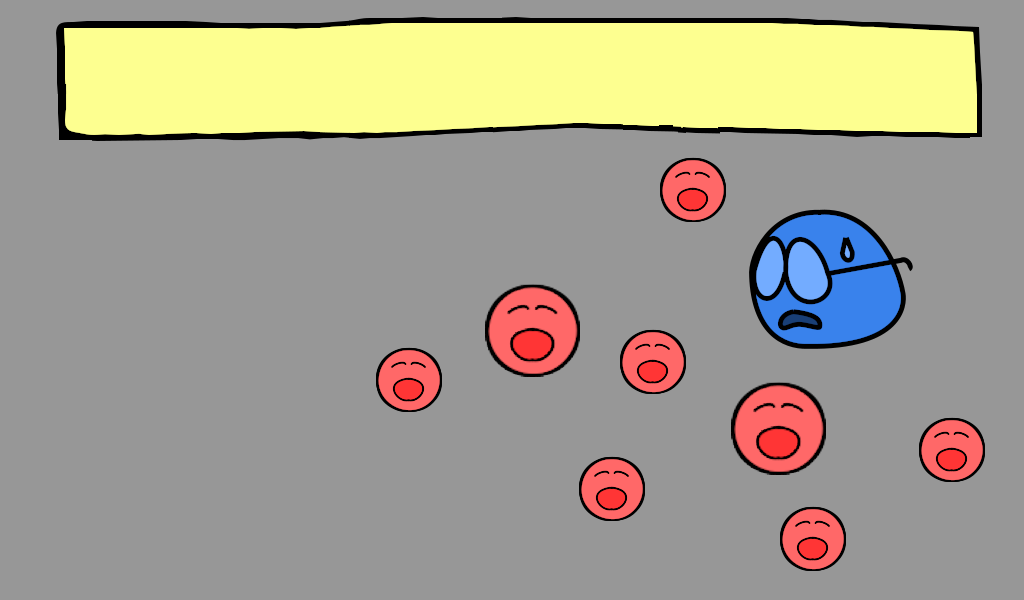
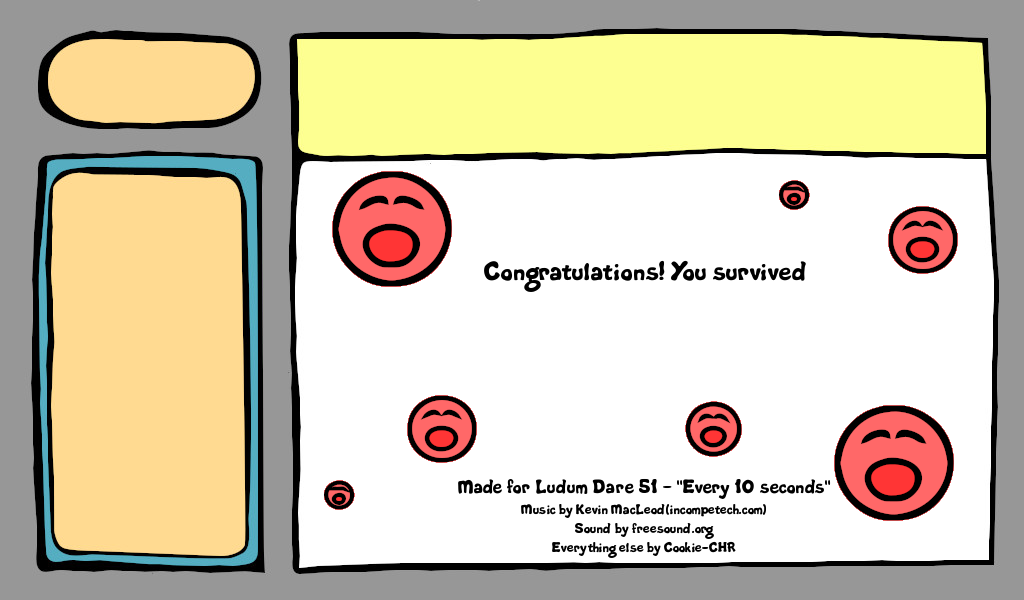
Before/after of a 1024 x 600 layered artwork. What changed in the layer stack:
removed layer "Core #3" over (x1=56, y1=17, x2=985, y2=571)
added layer "Congratulations! You survived" above "Made for Ludum Dare 51 - 'Ever..." over (x1=484, y1=260, x2=806, y2=292)
added layer "Made for Ludum Dare 51 - 'Ever..." above "Ending.png" over (x1=458, y1=478, x2=831, y2=558)
renamed "Sfondo" to "Ending.png", painted on it over (x1=25, y1=0, x2=1000, y2=576)
